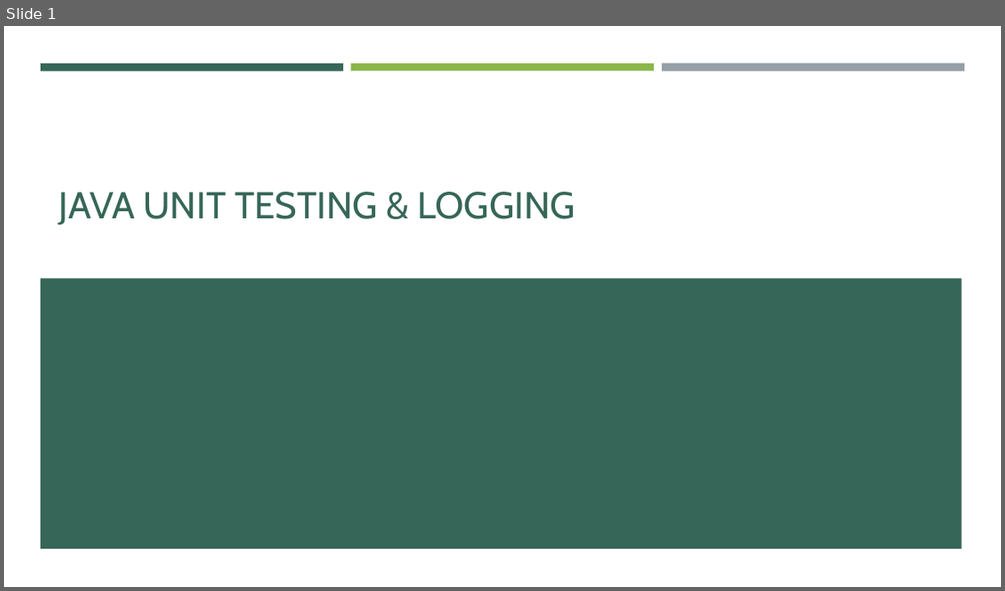
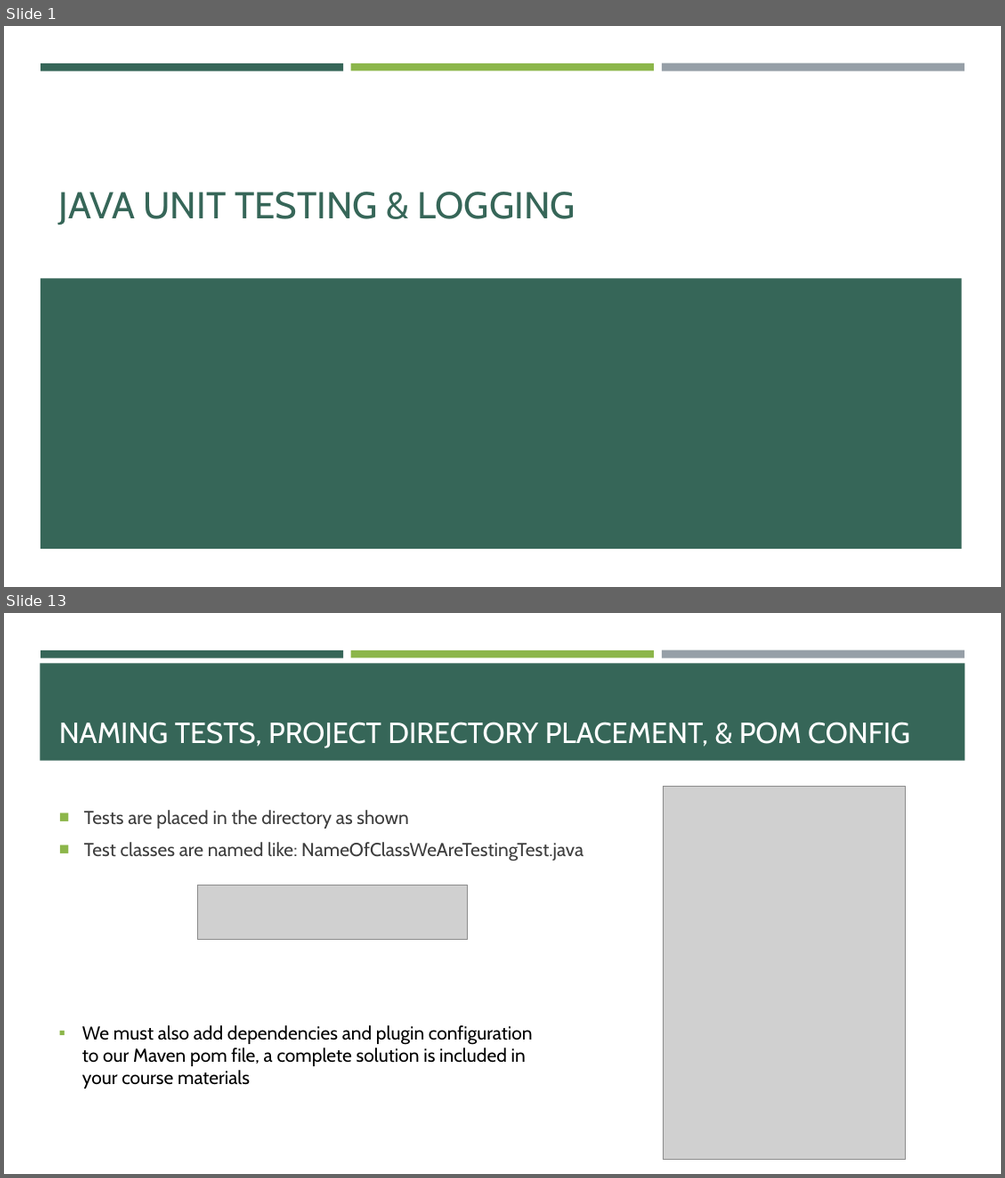
Before and after one commit to e-m-wilson/java-fs, a slide deck: Week_4/Unit_Testing_&_Logging.pptx. Shown one above the other, each under a label of ours: slide 1 before the commit, slides 1 and 13 after it; the slides between them are not shown. The pictures are 1005x591 and 1005x1178 pixels, drawn with LibreOffice and Linux fonts; fonts in the diff are those of the drawing; grey boxes stand for pictures. Boxes give left, top, right and bottom in pixels: in the first picture for what was removed or moved away, otherwise in the second. Text is boxed around its words. In the diff, an @@ line names an element or a change of style, - is before the commit and + after.

```diff
--- a/Week_4/Unit_Testing_&_Logging.pptx
+++ b/Week_4/Unit_Testing_&_Logging.pptx
@@ slide 13 added at [4, 613, 1001, 1174], background #FFFFFF; not listed: 3 template elements that a slide beside it also shows @@
@@ rectangle added at [40, 663, 965, 761], fill #366658 @@
@@ title added at [59, 722, 910, 748], 28 pt, text #FFFFFF @@
+NAMING TESTS, PROJECT DIRECTORY PLACEMENT, & POM CONFIG
@@ picture added at [663, 786, 905, 1159] @@
@@ text added at [84, 810, 583, 860], 18 pt, text #3D3D3D @@
+■ Tests are placed in the directory as shown
+■ Test classes are named like: NameOfClassWeAreTestingTest.java
@@ picture added at [198, 885, 469, 940] @@
@@ text added at [82, 1025, 533, 1088], 18 pt, text #000000 @@
+▪ We must also add dependencies and plugin configuration to our Maven pom file, a complete solution is included in your course materials
```
Also in this commit, not shown: 1 slide changed, 12 other slides added, 10 other files.
